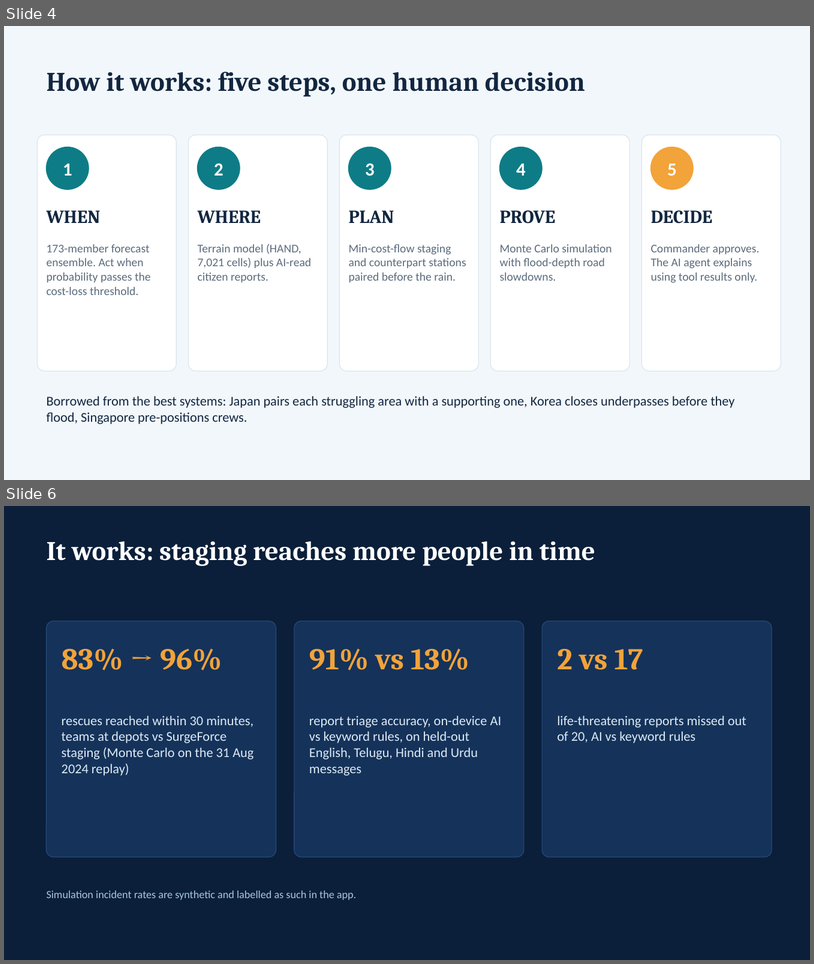
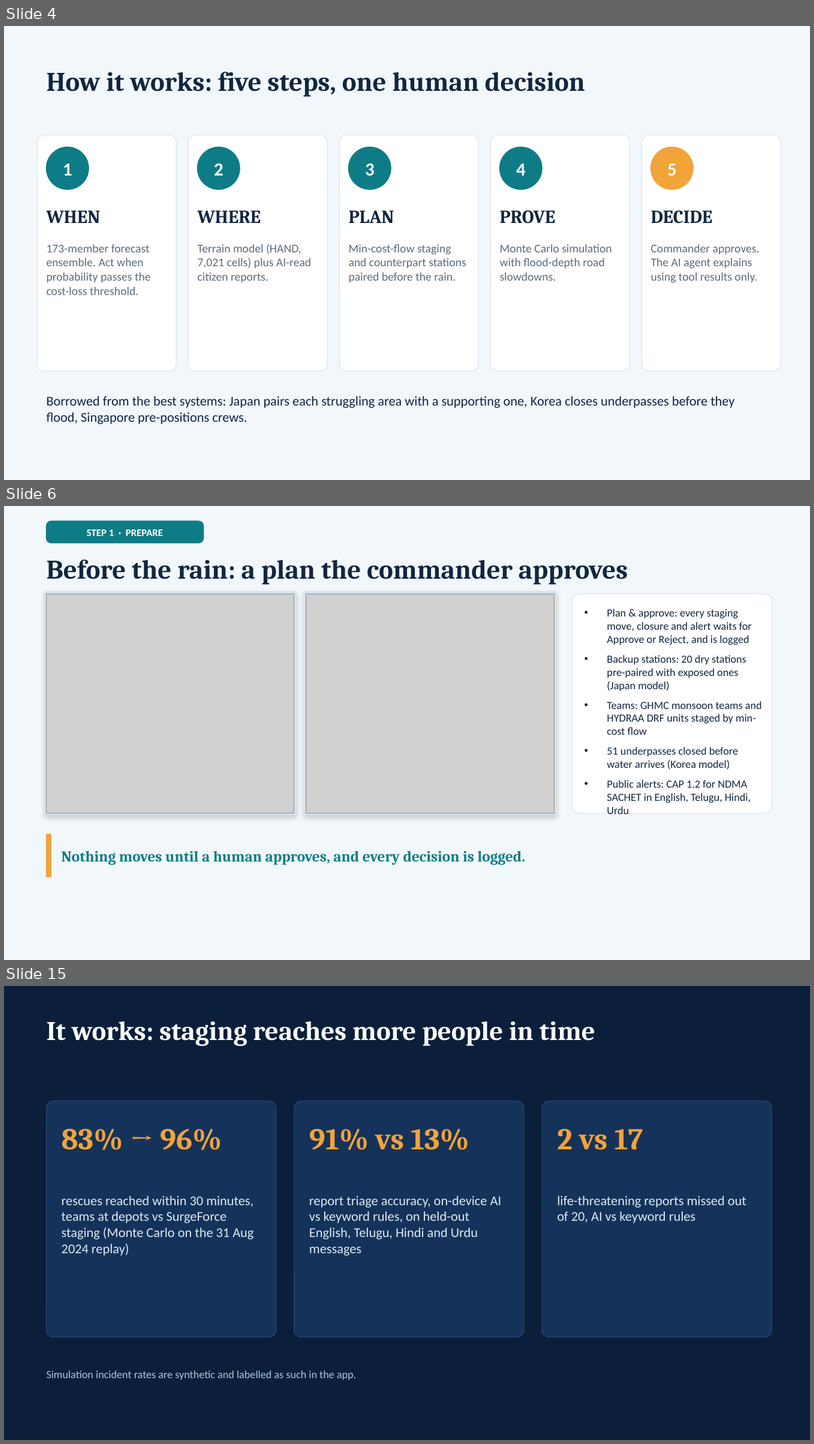
Before and after one commit to Rohanarekatla/CipherCop-2026, a slide deck: submission/3_Presentation/CipherCop2026_AI-vengers_Presentation.pptx. Shown one above the other, each under a label of ours: slides 4 and 6 before the commit, slides 4, 6 and 15 after it; the slides between them are not shown. The pictures are 814x964 and 814x1444 pixels, drawn with LibreOffice and Linux fonts; fonts in the diff are those of the drawing; grey boxes stand for pictures. Boxes give left, top, right and bottom in pixels: in the first picture for what was removed or moved away, otherwise in the second. Text is boxed around its words. In the diff, an @@ line names an element or a change of style, - is before the commit and + after.

Commit message:
Deck: screenshots of every step, AI-NETRA evidence, water flow, camera AI and FireSight
19 slides. Adds scripts/deck/shots.mjs to retake the screenshots from the local app, draws the forecast-skill chart with shapes so it renders in every viewer, and replaces the Pages link with the local run command.

```diff
--- a/submission/3_Presentation/CipherCop2026_AI-vengers_Presentation.pptx
+++ b/submission/3_Presentation/CipherCop2026_AI-vengers_Presentation.pptx
@@ slide 6 added at (4,506,810,960), background #F2F7FB @@
@@ rounded rectangle added at (47,521,204,543), fill #0E7C86, outline #0E7C86 1 pt @@
@@ text added at (87,529,163,536), 12 pt, text #FFFFFF, bold @@
+STEP 1 · PREPARE
@@ text added at (47,559,628,585), 32 pt, text #12263F, bold @@
+Before the rain: a plan the commander approves
@@ rectangle added at (45,592,296,815), fill #D5E3EE, outline #D5E3EE 1 pt @@
@@ picture added at (47,594,294,813) @@
@@ rectangle added at (305,592,557,815), fill #D5E3EE, outline #D5E3EE 1 pt @@
@@ picture added at (306,594,555,813) @@
@@ rounded rectangle added at (573,594,772,813), fill #FFFFFF, outline #D5E3EE 0.75 pt @@
@@ text added at (607,609,762,814), 13 pt, text #12263F @@
+• Plan & approve: every staging move, closure and alert waits for Approve or Reject, and is logged
+• Backup stations: 20 dry stations pre-paired with exposed ones (Japan model)
+• Teams: GHMC monsoon teams and HYDRAA DRF units staged by min-cost flow
+• 51 underpasses closed before water arrives (Korea model)
+• Public alerts: CAP 1.2 for NDMA SACHET in English, Telugu, Hindi, Urdu
@@ rectangle added at (47,834,51,877), fill #F2A33A, outline #F2A33A 1 pt @@
@@ text added at (62,850,526,865), 18 pt, text #0E7C86, bold @@
+Nothing moves until a human approves, and every decision is logged.
@@ what was slide 6 is now slide 15 @@
```
Also in this commit, not shown: 8 slides changed, 6 other slides added, 35 other files.
